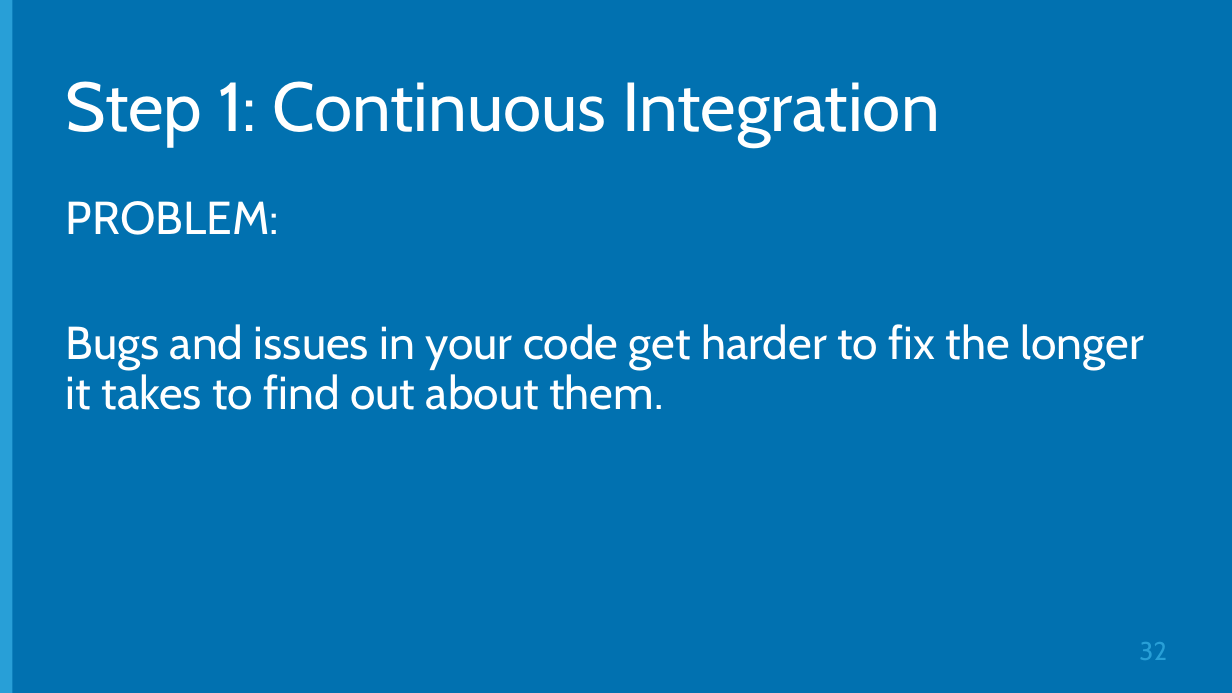
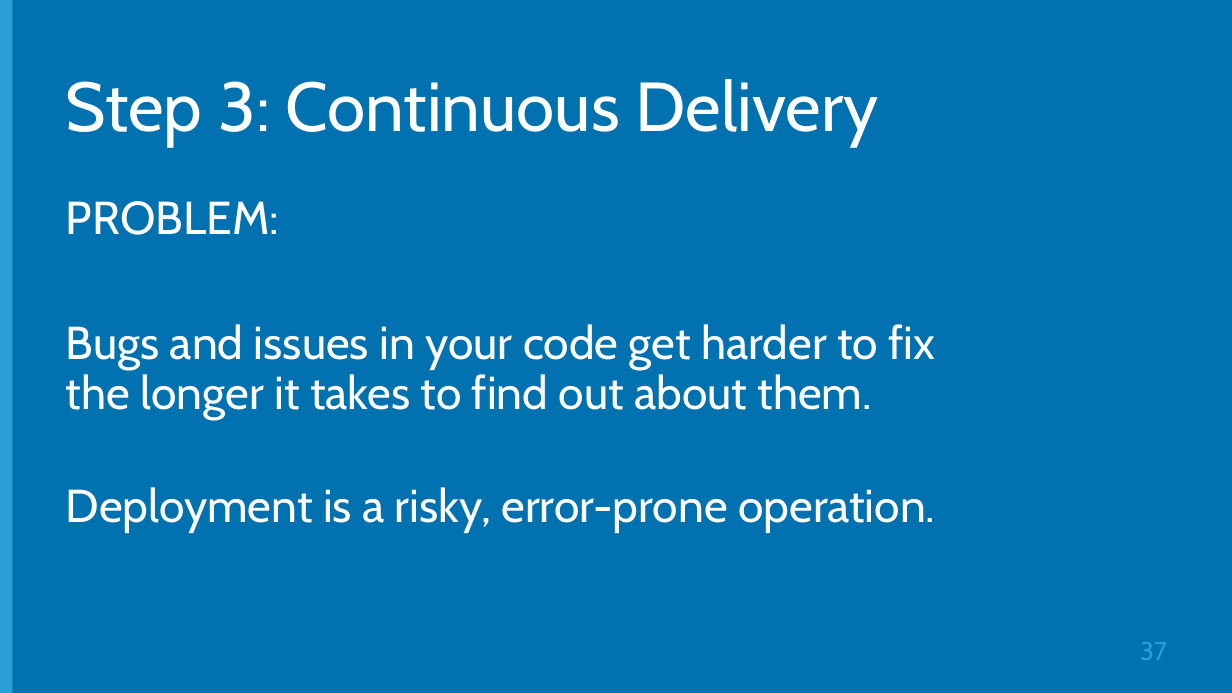
Before and after one commit to Microsoft-Web/DECK-ASPNET-in-Production, a slide deck: slide 37 of 6-ASPNET-in-Production.pptx (slide 32 before the commit). Drawn at 1232x693 pixels with LibreOffice and Linux fonts; fonts in the diff are those of the drawing; background and template pictures are left out. Boxes give left, top, right and bottom in pixels: in the first picture for what was removed or moved away, otherwise in the second. Text is boxed around its words. In the diff, an @@ line names an element or a change of style, - is before the commit and + after.

```diff
--- a/6-ASPNET-in-Production.pptx
+++ b/6-ASPNET-in-Production.pptx
@@ title at [66,79,879,147]: text changed @@
-Step 1: Continuous Integration
+Step 3: Continuous Delivery
@@ text at [66,487,935,533]: paragraph added @@
+Deployment is a risky, error-prone operation.
@@ page number at [1140,642,1167,660]: text changed @@
-32
+37
```
Also in this commit, not shown: 2 other slides changed, 6 slides added, 4 slides removed.
